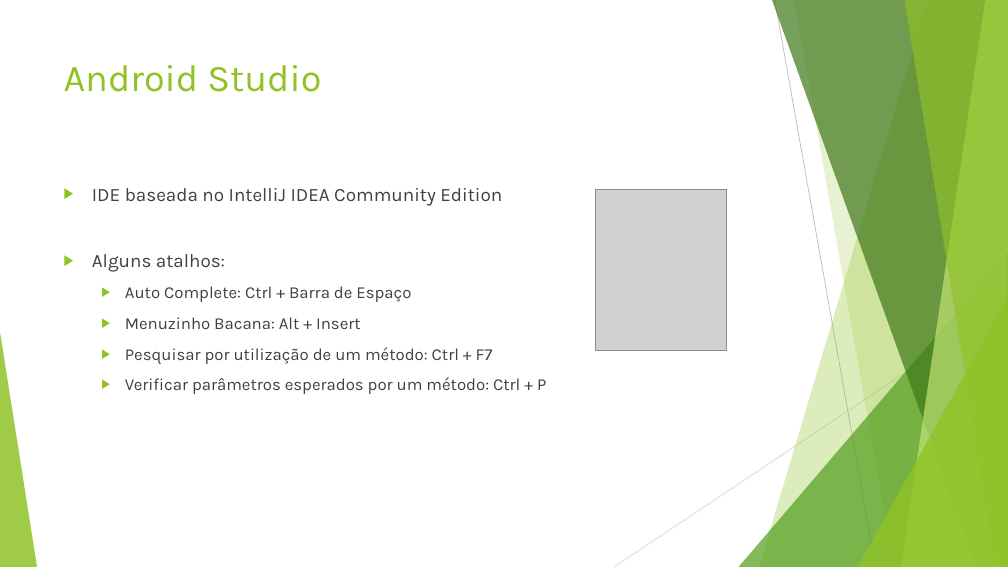
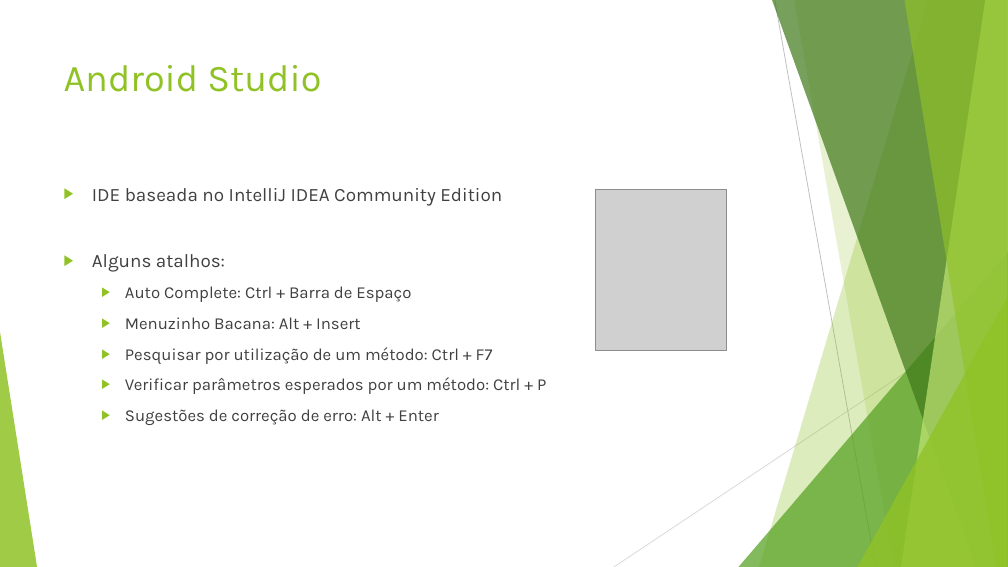
Before and after one commit to FelipeRRM/MiniCursoAndroid, a slide deck: slide 3 of Introdução ao desenvolvimento Android.pptx. Drawn at 1008x567 pixels with LibreOffice and Linux fonts; fonts in the diff are those of the drawing; grey boxes stand for pictures. Boxes give left, top, right and bottom in pixels: in the first picture for what was removed or moved away, otherwise in the second. Text is boxed around its words. In the diff, an @@ line names an element or a change of style, - is before the commit and + after.

Commit message:
Atalho de erro adicionado

```diff
--- a/Introdução ao desenvolvimento Android.pptx
+++ b/Introdução ao desenvolvimento Android.pptx
@@ text at [125, 409, 438, 425]: paragraph added @@
+  ▶ Sugestões de correção de erro: Alt + Enter
```
Also in this commit, not shown: 1 other file.
